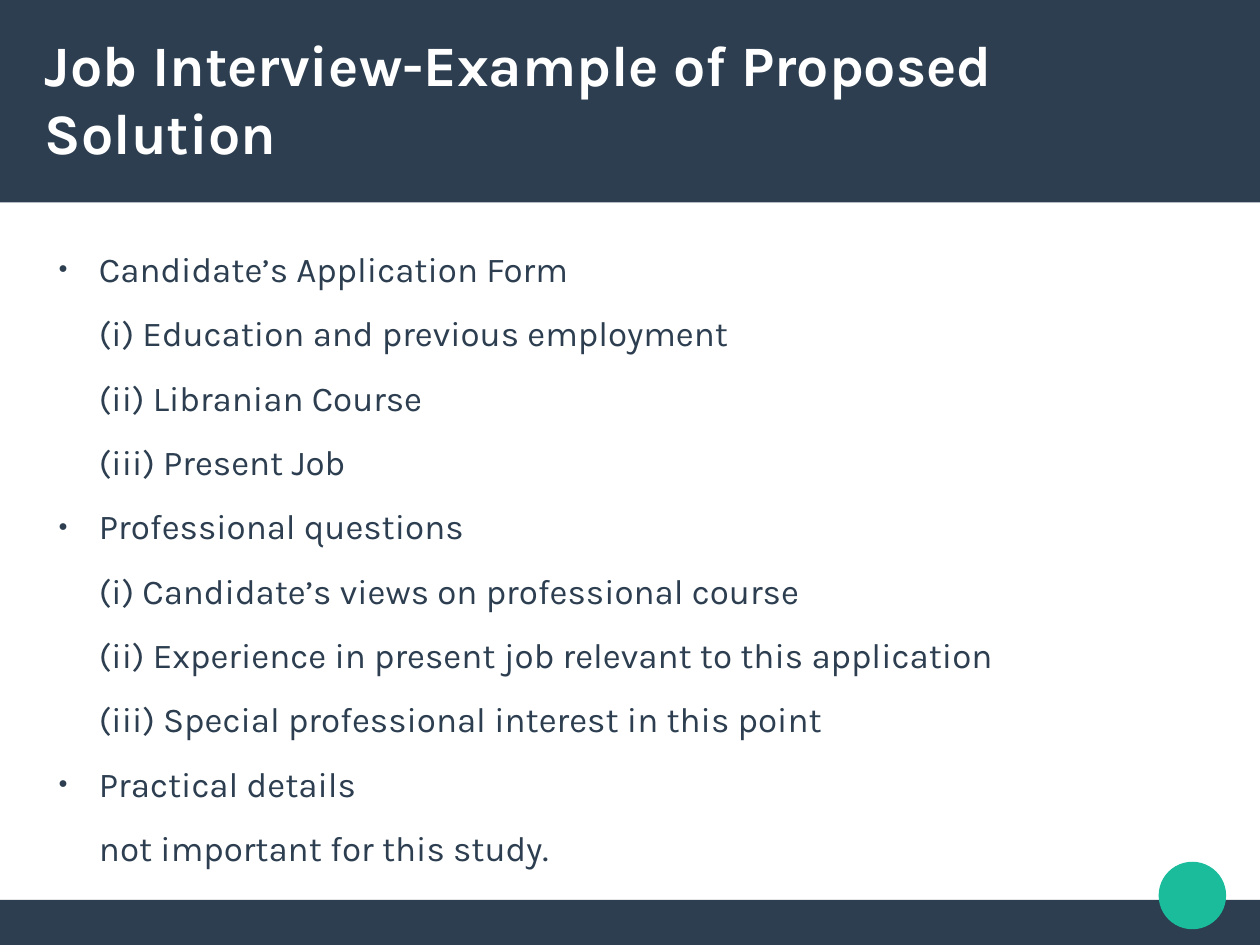
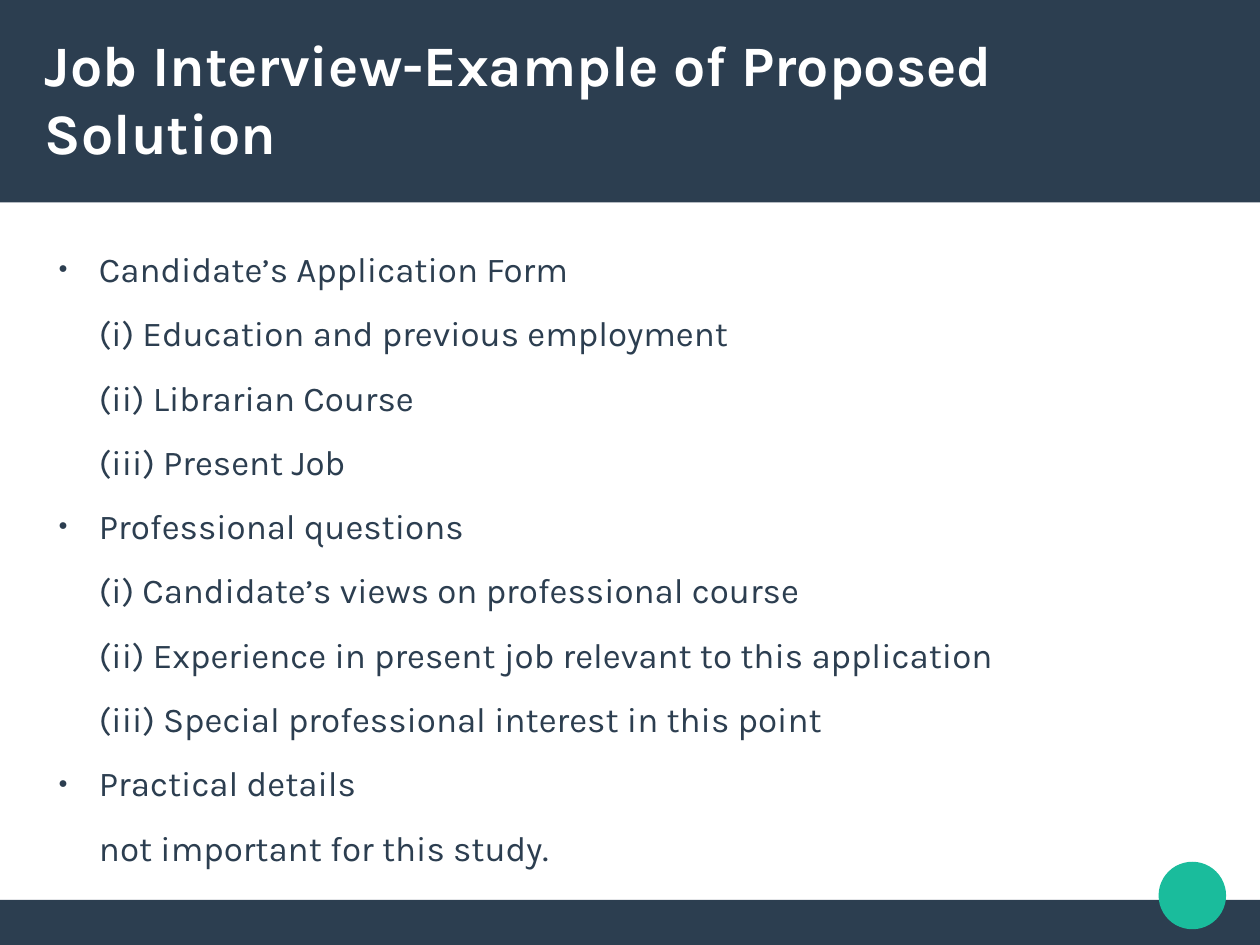
Before and after one commit to abhigyanghosh30/Linguistics-NOte, a slide deck: slide 12 of Presentations/Tingu paper presentation.odp (slide 11 before the commit). Drawn at 1260x945 pixels with LibreOffice and Linux fonts; fonts in the diff are those of the drawing. Boxes give left, top, right and bottom in pixels: in the first picture for what was removed or moved away, otherwise in the second. Text is boxed around its words. In the diff, an @@ line names an element or a change of style, - is before the commit and + after.

```diff
--- a/Presentations/Tingu paper presentation.odp
+++ b/Presentations/Tingu paper presentation.odp
@@ text at [99, 386, 413, 415]: text changed @@
-(ii) Libranian Course
+(ii) Librarian Course
```
Also in this commit, not shown: 9 other slides changed, 1 slide added, 2 other files.
